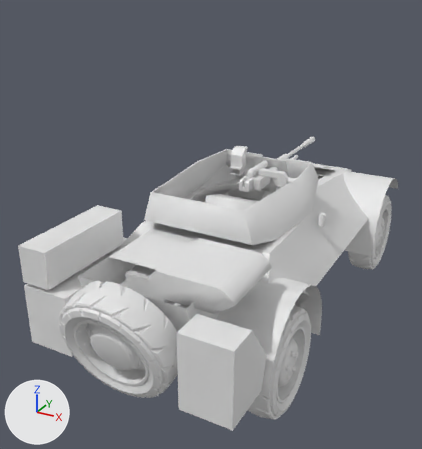
The Blender file Swedish Armored Reconnaissance/armoured car.blend, before and after one commit.
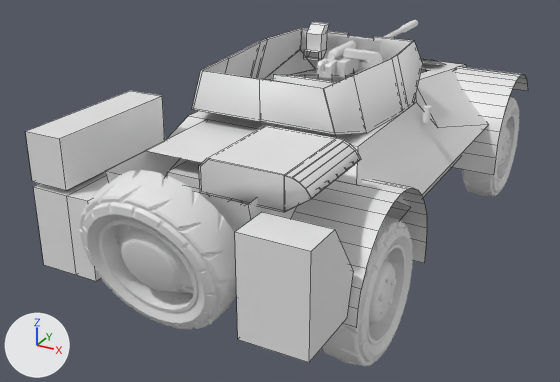
Each version is shown whole from a camera (50 mm lens) standing at (2.16, -4.97, 3.27) and looking at (-0.23, -0.64, 1.1), then close up from a camera (50 mm lens) standing at (2.26, -5.15, 2.84) and looking at (0.36, -1.72, 1.12). Every picture has the same lights, and +X, +Y and +Z are marked at lower left. The close-ups show mesh edges as thin lines.

The first close-up shows 'Air Intake', 'Cube', 'Engine (Rear Tall)', 'Gun 25mm', 'Hull', 'Mud Guard', 'Mud Guard.001', 'Periscope', 'Turret Armour', 'Wheel (Front)', 'Wheel (Front).001', 'Wheel (Front).002'.
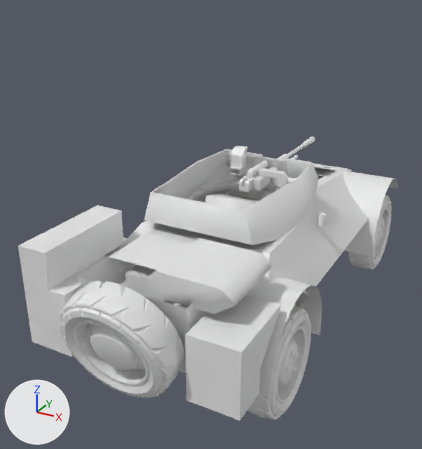
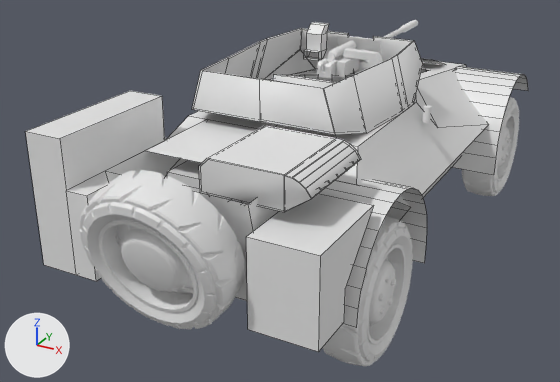
Commit message: modified storage boxes

Location of each change, (x1, y1, x2, y2) in pixels of the close-ups (560 x 382 px; the box of a moved part takes in the faces that stretch with it):
'Cube', reshaped (6% wider)
    before: (25, 91, 354, 362)
    after: (25, 91, 374, 352)
part 1 of me_cube_008, rebuilt (7% wider)
    before: (235, 212, 354, 362)
    after: (246, 193, 374, 352)
part 2 of me_cube_008, moved or reshaped
    both: (25, 96, 165, 281)

Diff of the bpy script that builds the scene:
```diff
--- a/Swedish Armored Reconnaissance/armoured car.blend.py
+++ b/Swedish Armored Reconnaissance/armoured car.blend.py
@@ me_cube_008 @@
 # used by ob_cube; location = (0.0, -2.0, 1.0)
-me_cube_008.from_pydata(...)  # 33 vertices, 25 faces; spans x -0.9..0.9, y -0.4..0.6, z -0.4..0.43
+me_cube_008.from_pydata(...)  # 30 vertices, 22 faces; spans x -0.9..0.9, y -0.3..0.6, z -0.4..0.43
+# me_cube_008 part 1: the loose piece of 10 vertices spanning x 0.5..0.9, y -0.4..0.1, z -0.4..0.2 is rebuilt with 10 vertices and now spans x 0.5..0.9, y -0.3..0.33, z -0.4..0.13
+# me_cube_008 part 2
+# 13 vertices are removed from x -0.9..-0.5, y -0.3..0.35, z -0.4..0.13
+# 16 faces are deleted
+# 10 vertices are added at x -0.9..-0.5, y -0.3..0.33, z -0.4..0.13
+# 13 new faces join them
```
